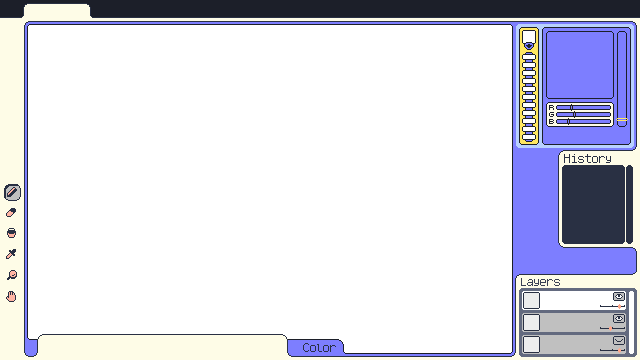
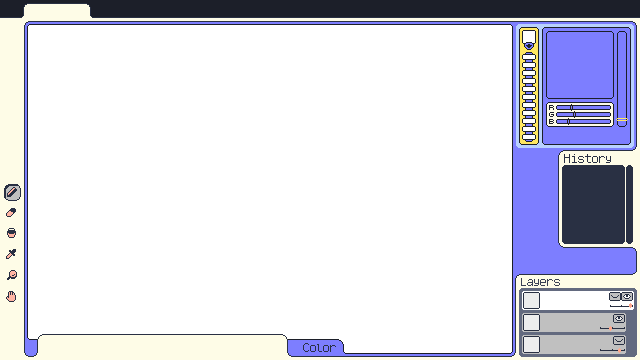
Two versions of the same layered image (640 x 360). Layer-by-layer changes:
removed group "Layers" (11 layers) over [600, 291, 634, 354]
removed group "layer_layout" (7 layers) from group "Layers" over [600, 291, 626, 310]
removed layer "layer_opacity_slider" from group "layer_layout" over [600, 305, 625, 307]
removed layer "layer_visible" from group "layer_layout" over [613, 292, 625, 301]
removed layer "layer_background_selected" from group "layer_layout" over [600, 291, 626, 310]
removed layer "layer_background_notselected" from group "layer_layout" over [600, 291, 626, 310]
removed layer "layers_example" from group "Layers" over [600, 291, 626, 310]
removed layer "layers_background" from group "Layers" over [600, 291, 634, 354]
added layer "Layers" above "Color_Height" over [600, 291, 634, 354]
